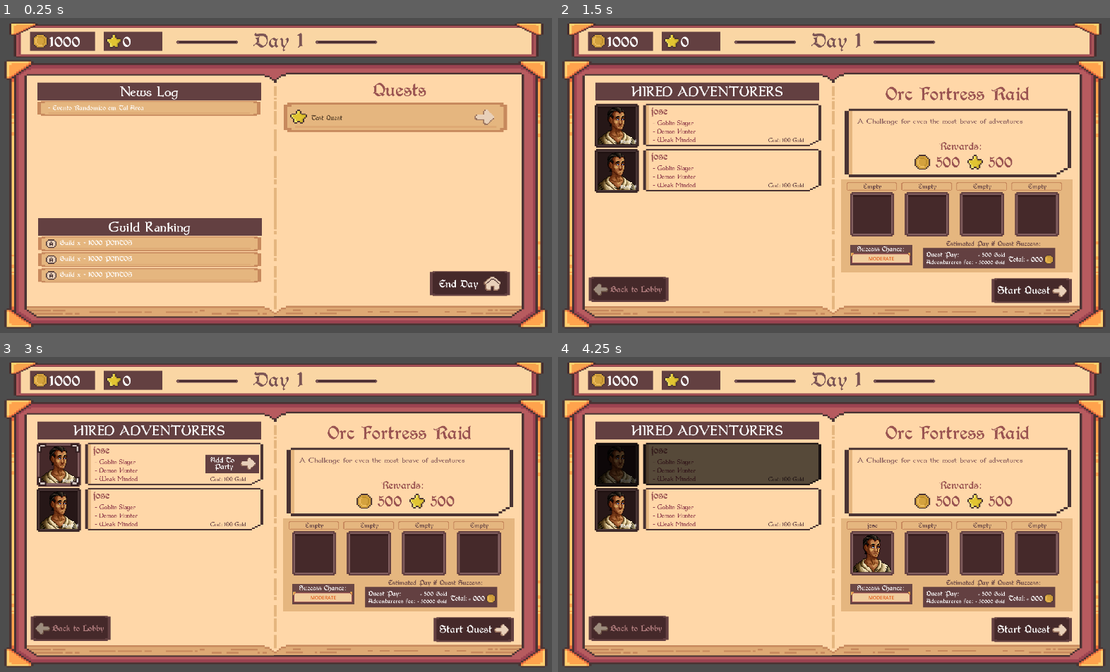
Above: before the commit, frames 1-4 (two rows, left to right).
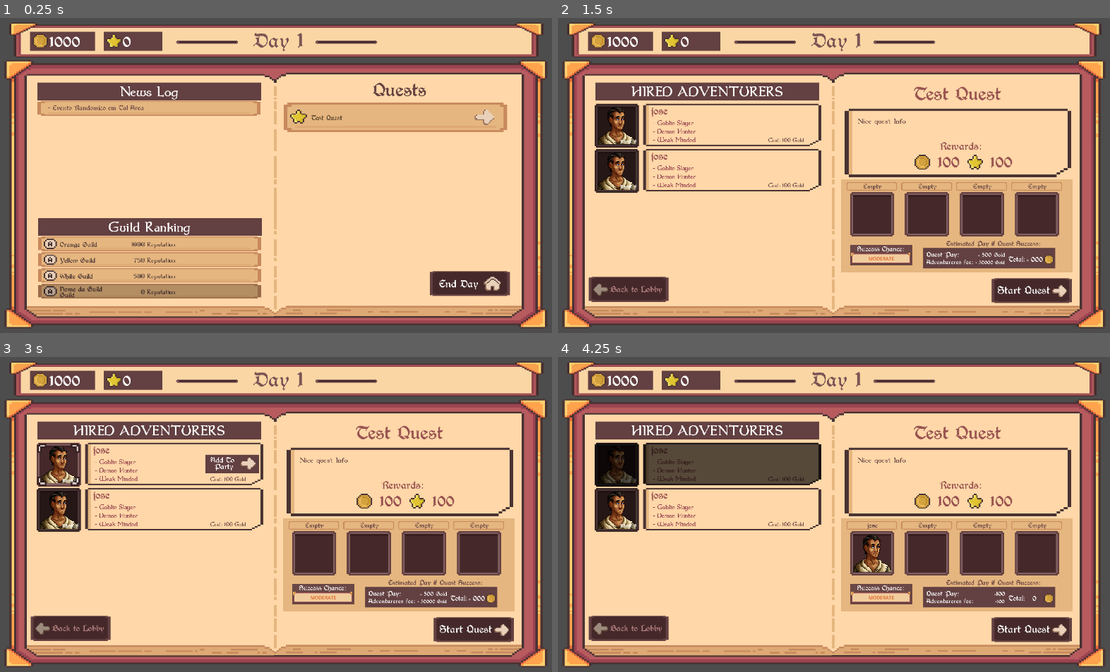
Above: after the commit, the same moments.

Repository: igoralves3/BrackeysGameJamIgorJoaoRodrigo
Game: Godot game, scene res://Scenes/Main.tscn
The game is run twice, just before and just after one commit, with the same random seed, the same clock (stepped at 60 frames per second) and the same inputs.
Inputs (mouse positions are in pixels of both pictures, inside the frame that each line leads up to):
- Up to frame 1 (0.25 s): no input
- Up to frame 2 (1.5 s): click (1043, 118) at 0.5 s; click "Start Quest" at 1.25 s
- Up to frame 3 (3 s): click "Start Quest" at 2 s; click "Cost: 100 Gold" at 2.75 s
- Up to frame 4 (4.25 s): click "Add To Party" at 3.5 s

The runs differ from the first frame. In frame 1, 2.9% of the frame differs, in the area x 6-78%, y 20-90%; in frame 2, 0.7%; in frame 3, 0.7%; in frame 4, 0.8%.

Commit message:
added guild rank in lobby, created new singleton spawner to spawn events characters and quests, working on success rates

Diff:
--- a/bragamejam2025.2_guildmaster/Scenes/BookPages/guild_lobby.tscn
+++ b/bragamejam2025.2_guildmaster/Scenes/BookPages/guild_lobby.tscn
@@ -7,12 +7,11 @@
 [ext_resource type="FontFile" uid="uid://0qjiky5fnp8b" path="res://Resources/Fonts/Dumbledor.ttf" id="4_3x0j3"]
 [ext_resource type="Texture2D" uid="uid://blhhijbaytlid" path="res://Resources/Sprites/UI_TravelBook_BookPageRight01a.png" id="5_w0nxr"]
 [ext_resource type="Texture2D" uid="uid://dfsepu8fulvcv" path="res://Resources/Sprites/UI_TravelBook_GamepadMenu01a.png" id="5_x4m7n"]
-[ext_resource type="Texture2D" uid="uid://bmalybikwu6en" path="res://Resources/Sprites/UI_TravelBook_FrameSelect01b.png" id="6_3x0j3"]
 [ext_resource type="FontFile" uid="uid://b1s1rbc2pq2bd" path="res://Resources/Fonts/Berry Rotunda.ttf" id="6_4p0pl"]
 [ext_resource type="Texture2D" uid="uid://bwtwncf7c26n0" path="res://Resources/Sprites/UI_TravelBook_Line01a.png" id="6_w0nxr"]
 [ext_resource type="Texture2D" uid="uid://b18ndtkveouh5" path="res://Resources/Sprites Animated/UI_TravelBook_Button01a_1.png" id="7_d6kf4"]
 [ext_resource type="PackedScene" uid="uid://brkndl8b72nhc" path="res://Scenes/news_log.tscn" id="7_tkfya"]
-[ext_resource type="Texture2D" uid="uid://cnqg1f24ugiaf" path="res://Resources/Sprites/UI_TravelBook_GamepadA01a.png" id="9_d6kf4"]
+[ext_resource type="PackedScene" uid="uid://crboxa4c7vkj1" path="res://Scenes/guild_ranking_label.tscn" id="9_6a4ub"]
 [ext_resource type="PackedScene" uid="uid://bstbx8p6c2u25" path="res://Scenes/quest_label.tscn" id="12_8xw2f"]
 [ext_resource type="Texture2D" uid="uid://cas1mmska0ji" path="res://Resources/Sprites/UI_TravelBook_IconHome01a.png" id="14_8xw2f"]
 
@@ -105,77 +104,8 @@
 size_flags_horizontal = 3
 size_flags_vertical = 3
 
-[node name="GuildRankingLabel" type="TextureRect" parent="LeftPage_BG/RankingLabel/ScrollContainer/VBoxContainer"]
-custom_minimum_size = Vector2(0, 50)
+[node name="GuildRankingLabel" parent="LeftPage_BG/RankingLabel/ScrollContainer/VBoxContainer" instance=ExtResource("9_6a4ub")]
 layout_mode = 2
-texture = ExtResource("6_3x0j3")
-
-[node name="TextureRect" type="TextureRect" parent="LeftPage_BG/RankingLabel/ScrollContainer/VBoxContainer/GuildRankingLabel"]
-layout_mode = 0
-offset_left = 26.0
-offset_top = 11.0
-offset_right = 63.0
-offset_bottom = 40.0
-texture = ExtResource("9_d6kf4")
-
-[node name="LogLabel" type="Label" parent="LeftPage_BG/RankingLabel/ScrollContainer/VBoxContainer/GuildRankingLabel"]
-layout_mode = 0
-offset_left = 74.0
-offset_top = 14.0
-offset_right = 684.0
-offset_bottom = 38.0
-theme_override_fonts/font = ExtResource("6_4p0pl")
-text = "Guild x - 1000 PONTOS"
-vertical_alignment = 1
-autowrap_mode = 2
-
-[node name="GuildRankingLabel2" type="TextureRect" parent="LeftPage_BG/RankingLabel/ScrollContainer/VBoxContainer"]
-custom_minimum_size = Vector2(0, 50)
-layout_mode = 2
-texture = ExtResource("6_3x0j3")
-
-[node name="TextureRect" type="TextureRect" parent="LeftPage_BG/RankingLabel/ScrollContainer/VBoxContainer/GuildRankingLabel2"]
-layout_mode = 0
-offset_left = 26.0
-offset_top = 11.0
-offset_right = 63.0
-offset_bottom = 40.0
-texture = ExtResource("9_d6kf4")
-
-[node name="LogLabel" type="Label" parent="LeftPage_BG/RankingLabel/ScrollContainer/VBoxContainer/GuildRankingLabel2"]
-layout_mode = 0
-offset_left = 74.0
-offset_top = 14.0
-offset_right = 684.0
-offset_bottom = 38.0
-theme_override_fonts/font = ExtResource("6_4p0pl")
-text = "Guild x - 1000 PONTOS"
-vertical_alignment = 1
-autowrap_mode = 2
-
-[node name="GuildRankingLabel3" type="TextureRect" parent="LeftPage_BG/RankingLabel/ScrollContainer/VBoxContainer"]
-custom_minimum_size = Vector2(0, 50)
-layout_mode = 2
-texture = ExtResource("6_3x0j3")
-
-[node name="TextureRect" type="TextureRect" parent="LeftPage_BG/RankingLabel/ScrollContainer/VBoxContainer/GuildRankingLabel3"]
-layout_mode = 0
-offset_left = 26.0
-offset_top = 11.0
-offset_right = 63.0
-offset_bottom = 40.0
-texture = ExtResource("9_d6kf4")
-
-[node name="LogLabel" type="Label" parent="LeftPage_BG/RankingLabel/ScrollContainer/VBoxContainer/GuildRankingLabel3"]
-layout_mode = 0
-offset_left = 74.0
-offset_top = 14.0
-offset_right = 684.0
-offset_bottom = 38.0
-theme_override_fonts/font = ExtResource("6_4p0pl")
-text = "Guild x - 1000 PONTOS"
-vertical_alignment = 1
-autowrap_mode = 2
 
 [node name="RightPage_BG" type="NinePatchRect" parent="."]
 layout_mode = 0
@@ -186,7 +116,7 @@
 texture = ExtResource("5_w0nxr")
 
 [node name="QuestNameLabel" type="Label" parent="RightPage_BG"]
-modulate = Color(0.6, 0.32549, 0.317647, 1)
+modulate = Color(0.388235, 0.25098, 0.254902, 1)
 layout_mode = 0
 offset_left = 34.0
 offset_top = 26.0
@@ -212,6 +142,7 @@
 size_flags_vertical = 3
 
 [node name="QuestLabel" parent="RightPage_BG/QuestsScrollContainer/QuestsVBoxContainer" instance=ExtResource("12_8xw2f")]
+self_modulate = Color(0.779291, 0.779291, 0.779291, 1)
 layout_mode = 2
 
 [node name="EndDayButton" type="TextureButton" parent="RightPage_BG"]
--- a/bragamejam2025.2_guildmaster/Scenes/BookPages/quest_man_selection.tscn
+++ b/bragamejam2025.2_guildmaster/Scenes/BookPages/quest_man_selection.tscn
@@ -93,7 +93,7 @@
 vertical_alignment = 1
 
 [node name="InfoLabel" type="Label" parent="RightPage_BG/QuestInfoPannel"]
-modulate = Color(0.515271, 0.344672, 0.349243, 1)
+modulate = Color(0.388235, 0.25098, 0.254902, 1)
 layout_mode = 0
 offset_left = 42.0
 offset_top = 27.0
@@ -215,7 +215,7 @@
 offset_bottom = 291.0
 texture = ExtResource("3_1miym")
 
-[node name="Label" type="Label" parent="RightPage_BG/PartySlots/SuccessChance"]
+[node name="SuccessLabel" type="Label" parent="RightPage_BG/PartySlots/SuccessChance"]
 layout_mode = 0
 offset_left = 12.0
 offset_top = 7.0
@@ -236,7 +236,7 @@
 texture = ExtResource("13_daaas")
 expand_mode = 1
 
-[node name="Label" type="Label" parent="RightPage_BG/PartySlots/SuccessChance/TextureRect"]
+[node name="SuccessIndicatorLabel" type="Label" parent="RightPage_BG/PartySlots/SuccessChance/TextureRect"]
 self_modulate = Color(0.88, 0.3872, 0.1408, 1)
 layout_mode = 0
 offset_left = 9.0
--- /dev/null
+++ b/bragamejam2025.2_guildmaster/Scenes/guild_ranking_label.tscn
@@ -0,0 +1,48 @@
+[gd_scene load_steps=6 format=3 uid="uid://crboxa4c7vkj1"]
+
+[ext_resource type="Texture2D" uid="uid://bmalybikwu6en" path="res://Resources/Sprites/UI_TravelBook_FrameSelect01b.png" id="1_cf33y"]
+[ext_resource type="Texture2D" uid="uid://cnqg1f24ugiaf" path="res://Resources/Sprites/UI_TravelBook_GamepadA01a.png" id="2_th34o"]
+[ext_resource type="Script" uid="uid://ctopv5niq87gf" path="res://Scripts/guild_ranking_label.gd" id="2_vxnop"]
+[ext_resource type="FontFile" uid="uid://b1s1rbc2pq2bd" path="res://Resources/Fonts/Berry Rotunda.ttf" id="3_vxnop"]
+[ext_resource type="FontFile" uid="uid://0qjiky5fnp8b" path="res://Resources/Fonts/Dumbledor.ttf" id="5_rldey"]
+
+[node name="GuildRankingLabel" type="TextureRect"]
+custom_minimum_size = Vector2(0, 50)
+offset_right = 493.0
+offset_bottom = 56.0
+texture = ExtResource("1_cf33y")
+script = ExtResource("2_vxnop")
+
+[node name="GuildIcon" type="TextureRect" parent="."]
+layout_mode = 0
+offset_left = 19.0
+offset_top = 8.0
+offset_right = 56.0
+offset_bottom = 37.0
+scale = Vector2(1.2, 1.2)
+texture = ExtResource("2_th34o")
+
+[node name="GuildName" type="Label" parent="."]
+self_modulate = Color(0.286275, 0.2, 0.2, 1)
+layout_mode = 0
+offset_left = 74.0
+offset_top = 11.0
+offset_right = 268.0
+offset_bottom = 53.0
+theme_override_fonts/font = ExtResource("3_vxnop")
+text = "White Guild"
+vertical_alignment = 1
+autowrap_mode = 2
+
+[node name="RepLabel" type="Label" parent="."]
+self_modulate = Color(0.286275, 0.2, 0.2, 1)
+layout_mode = 0
+offset_left = 266.0
+offset_top = 14.0
+offset_right = 466.0
+offset_bottom = 43.0
+theme_override_fonts/font = ExtResource("5_rldey")
+theme_override_font_sizes/font_size = 25
+text = " 10000 Reputation"
+horizontal_alignment = 2
+vertical_alignment = 1
--- a/bragamejam2025.2_guildmaster/Scenes/news_log.tscn
+++ b/bragamejam2025.2_guildmaster/Scenes/news_log.tscn
@@ -12,6 +12,7 @@
 script = ExtResource("2_m6vkc")
 
 [node name="LogLabel" type="Label" parent="."]
+self_modulate = Color(0.388235, 0.25098, 0.254902, 1)
 layout_mode = 0
 offset_left = 27.0
 offset_top = 18.0
--- a/bragamejam2025.2_guildmaster/Scenes/quest_log_end_summary.tscn
+++ b/bragamejam2025.2_guildmaster/Scenes/quest_log_end_summary.tscn
@@ -23,6 +23,7 @@
 metadata/_edit_lock_ = true
 
 [node name="LogLabel" type="Label" parent="VBoxContainer"]
+self_modulate = Color(0.388235, 0.25098, 0.254902, 1)
 custom_minimum_size = Vector2(300, 50)
 layout_mode = 2
 size_flags_vertical = 3
@@ -73,6 +74,7 @@
 metadata/_edit_lock_ = true
 
 [node name="GoldResultLabel" type="Label" parent="VBoxContainer/HBoxContainer/GoldResult"]
+self_modulate = Color(0.388235, 0.25098, 0.254902, 1)
 layout_mode = 2
 theme_override_fonts/font = ExtResource("4_yde1k")
 theme_override_font_sizes/font_size = 25
--- a/bragamejam2025.2_guildmaster/Scripts/Classes/quest.gd
+++ b/bragamejam2025.2_guildmaster/Scripts/Classes/quest.gd
@@ -19,6 +19,8 @@
 var questname = "Test Quest"
 var questAdventurers: Array[adventurer]
 
+var questinfo = "Quest info here"
+
 @export var Rank = "F"
 @export var difficulty = 0
 
@@ -28,6 +30,10 @@
 	questname = qname
 	difficulty = qdiff
 
+	## default no multiplier final rewards
+	finalGold = qgold
+	finalRep = qrep
+
 func addAdventurer(adv: adventurer):
 	questAdventurers.append(adv)
 
--- a/bragamejam2025.2_guildmaster/Scripts/Singletons/Globals.gd
+++ b/bragamejam2025.2_guildmaster/Scripts/Singletons/Globals.gd
@@ -9,6 +9,11 @@
 var questAux = null
 ## usado apenas temporariamente
 var partyNow: Array[adventurer]
+
+
+var guildName = "Nome da Guild"
+
+var rivalGuilds_dict = {"White": 500, "Yellow": 750, "Orange": 1000}
 
 var availableQuests: Array[quest]
 var adventurers: Array[adventurer]
--- /dev/null
+++ b/bragamejam2025.2_guildmaster/Scripts/Singletons/Spawner.gd
@@ -0,0 +1,37 @@
+extends Node
+
+
+func spawnNewQuest() -> quest:
+
+	const nq = preload("res://Scripts/Classes/quest.gd")
+	var myquests = []
+	## check requirements for spawn like rep min for upper ranks etcs
+
+	## modelo criação de quest
+	## tem que criar uma variavel nova pra cada uma, lembrar problema duplicate no godot
+	## set quest (REP<INT>, GOLD<INT>, NAME<STRING>, DIFFICULTY<INT> (rank calculado com base na dificuldade dentro da clase quest)
+	var q1 = nq.new()
+	q1.setQuest(100,100,"Test Quest", 5)
+	q1.questinfo = "Nice quest Info"
+	myquests.append(q1)
+	#####################################
+	var q2 = nq.new()
+	q2.setQuest(200,200,"Test Quest2", 15)
+	q2.questinfo = "Nice quest Info2"
+	myquests.append(q2)
+
+	#########################################################################
+
+	return myquests.pick_random()
+
+func spawnNewAdventurer() -> adventurer:
+
+	# cria um aventureiro teste
+	const nadv = preload("res://Scripts/Classes/adventurer.gd")
+	var auxnewa = adventurer.new()
+
+	return auxnewa
+
+
+func spawnNewEvent():
+	pass
--- a/bragamejam2025.2_guildmaster/Scripts/end_of_day.gd
+++ b/bragamejam2025.2_guildmaster/Scripts/end_of_day.gd
@@ -102,5 +102,7 @@
 
 func _on_back_to_lobby_button_pressed() -> void:
 	get_tree().get_root().get_node("Main").changeBookPage("lobby")
-	#passa o dia
+
+	Globals.totalgold = Globals.totalgold + endDayGoldEarned
+	Globals.totalrep = Globals.totalrep + endDayRepEarned
 	Globals.day = Globals.day + 1
--- a/bragamejam2025.2_guildmaster/Scripts/guild_lobby.gd
+++ b/bragamejam2025.2_guildmaster/Scripts/guild_lobby.gd
@@ -7,19 +7,19 @@
 
 var quest_label = preload("res://Scenes/quest_label.tscn")
 
+var rank_label = preload("res://Scenes/guild_ranking_label.tscn")
+
 ## variavel local do dia que compara com globals se for diferente o dia passou tem que atualizar a view
 var localdayaux = 0
 
 
 func _ready() -> void:
-	# cria um aventureiro teste
-	const adv = preload("res://Scripts/Classes/adventurer.gd")
-	var auxnewa = adventurer.new()
+
+	var auxnewa = Spawner.spawnNewAdventurer()
 	#adc no globals o adv
 	Globals.adventurers.append(auxnewa)
 
-	const adv2 = preload("res://Scripts/Classes/adventurer.gd")
-	var auxnewa2 = adventurer.new()
+	var auxnewa2 = Spawner.spawnNewAdventurer()
 	#adc no globals o adv
 	Globals.adventurers.append(auxnewa2)
 
@@ -47,8 +47,7 @@
 
 func newDaySpawnQuests():
 	# cria uma nova quest exemplo no começo do dia
-	const quest = preload("res://Scripts/Classes/quest.gd")
-	var auxnewq = quest.new()
+	var auxnewq = Spawner.spawnNewQuest()
 	#adc no globals a quest criada
 	Globals.availableQuests.append(auxnewq)
 
@@ -69,8 +68,21 @@
 
 ## atualiza os ranks caso haja mudanças e termina o jogo caso o rank seja o maior entre as guilds
 func attGuildRanks():
-	pass
 
+	var children = rankingContainer.get_children()
+	for c in children:
+		c.queue_free()
+
+	var deep_dict_copy_aux = Globals.rivalGuilds_dict.duplicate(true)
+	deep_dict_copy_aux[Globals.guildName] = Globals.totalrep
+
+	var keys_sorted_by_value = deep_dict_copy_aux.keys()
+	keys_sorted_by_value.sort_custom(func(a, b): return deep_dict_copy_aux[a] > deep_dict_copy_aux[b])
+
+	for key in keys_sorted_by_value:
+		var ranklabel = rank_label.instantiate()
+		rankingContainer.add_child(ranklabel)
+		ranklabel.setLabel(key,deep_dict_copy_aux[key])
 
 func _on_end_day_button_pressed() -> void:
 	#Globals.reset()
--- /dev/null
+++ b/bragamejam2025.2_guildmaster/Scripts/guild_ranking_label.gd
@@ -0,0 +1,25 @@
+extends TextureRect
+
+
+@onready var GuildIcon = $GuildIcon
+@onready var GuildNameLabel = $GuildName
+@onready var GuildRepLabel = $RepLabel
+
+func setLabel(guildName,GuildRep):
+	match guildName:
+		"White":
+			##GuildIcon
+			pass
+		"White":
+			##GuildIcon
+			pass
+		"White":
+			##GuildIcon
+			pass
+
+	GuildNameLabel.text = guildName + " Guild"
+	GuildRepLabel.text = str(GuildRep) + " Reputation"
+
+	if(guildName==Globals.guildName):
+		##GuildIcon
+		self.modulate = Color("c7c7c7")
--- a/bragamejam2025.2_guildmaster/Scripts/quest_man_selection.gd
+++ b/bragamejam2025.2_guildmaster/Scripts/quest_man_selection.gd
@@ -8,6 +8,12 @@
 @onready var currQuestInfoLabel = $RightPage_BG/QuestInfoPannel/InfoLabel
 @onready var currQuestRepLabel = $RightPage_BG/QuestInfoPannel/Reputation/Reputation
 @onready var currQuestGoldLabel = $RightPage_BG/QuestInfoPannel/Gold/TotalGold
+
+
+@onready var successIndicatorLabel = $RightPage_BG/PartySlots/SuccessChance/TextureRect/SuccessIndicatorLabel
+@onready var PayValueLabel = $RightPage_BG/PartySlots/BalanceAfterPayouts/TextureRect/Payout/PayValue
+@onready var FeeValueLabel = $RightPage_BG/PartySlots/BalanceAfterPayouts/TextureRect/Fee/FeeValue
+@onready var TotalValueLabel = $RightPage_BG/PartySlots/BalanceAfterPayouts/TextureRect/Total/TotalValue
 
 
 @onready var slot1 = $RightPage_BG/PartySlots/HBoxContainer/PartySlot
@@ -24,15 +30,35 @@
 func _process(delta):
 
 	#caso aconteça alguma mudança no rooster dos personagens selecionados pra quest atual
-	if Globals.partyNow.size()!=auxPartyCounter:
+	if Globals.partyNow.size()!=auxPartyCounter and Globals.questAux!=null:
 		attPartyCharactersDisplay()
 		attGuildCharacterStatus()
+		attQuestChancesandPayouts()
 		auxPartyCounter = Globals.partyNow.size()
 
 	## check pra atualizar os personagens disponiveis roda assim que ficar visivel a pagina
 	if visible and not has_been_visible_and_processed:
 		attGuildCharacterStatus()
+		attQuestInfos()
+
 		has_been_visible_and_processed = true
+
+func attQuestChancesandPayouts():
+	successIndicatorLabel.text = "MODERATE"
+	PayValueLabel.text = "+" + str(Globals.questAux.gold)
+
+	var feeTotalValue = 0
+	for adv in Globals.partyNow:
+		feeTotalValue = feeTotalValue + adv.adv_fee
+
+	FeeValueLabel.text = "-" + str(feeTotalValue)
+	TotalValueLabel.text = str(feeTotalValue - Globals.questAux.gold)
+
+func attQuestInfos():
+	currQuestNameLabel.text = str(Globals.questAux.questname)
+	currQuestInfoLabel.text = str(Globals.questAux.questinfo)
+	currQuestRepLabel.text = str(Globals.questAux.rep)
+	currQuestGoldLabel.text = str(Globals.questAux.gold)
 
 func attPartyCharactersDisplay():
 	for i in range(0, 4):
--- a/bragamejam2025.2_guildmaster/project.godot
+++ b/bragamejam2025.2_guildmaster/project.godot
@@ -19,6 +19,7 @@
 Globals="*res://Scripts/Singletons/Globals.gd"
 SceneTransition="*res://Scenes/scene_transition.tscn"
 SoundManager="*res://Scenes/SoundManager/SoundManager.tscn"
+Spawner="*res://Scripts/Singletons/Spawner.gd"
 
 [display]
 
Not shown: 1 places in bragamejam2025.2_guildmaster/Scenes/BookPages/guild_lobby.tscn that only renumber resources
Not shown, added: bragamejam2025.2_guildmaster/Scripts/Singletons/Spawner.gd.uid
Not shown, added: bragamejam2025.2_guildmaster/Scripts/guild_ranking_label.gd.uid
Not shown: 1 places in bragamejam2025.2_guildmaster/default_bus_layout.tres that only renumber resources
